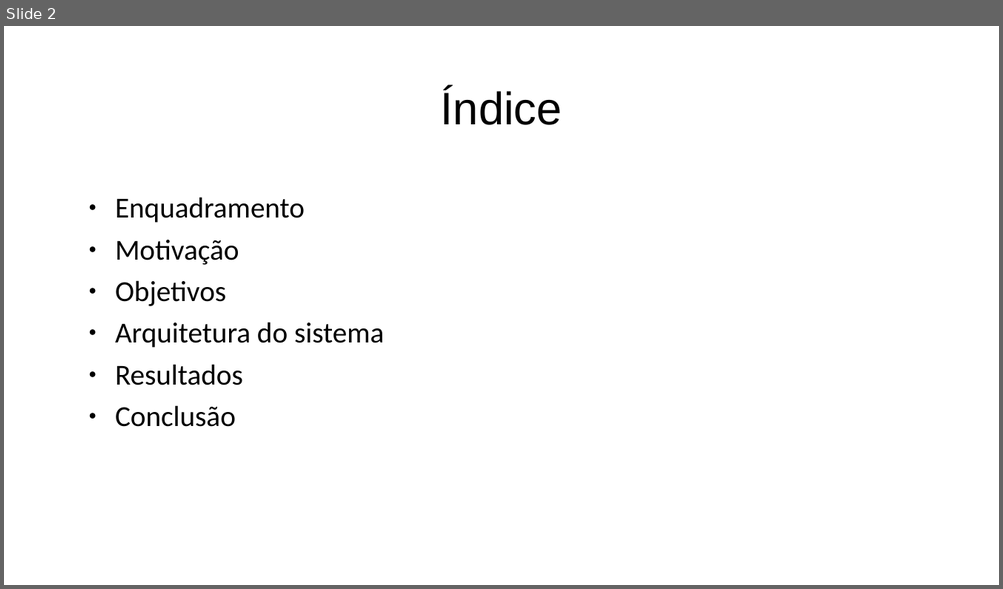
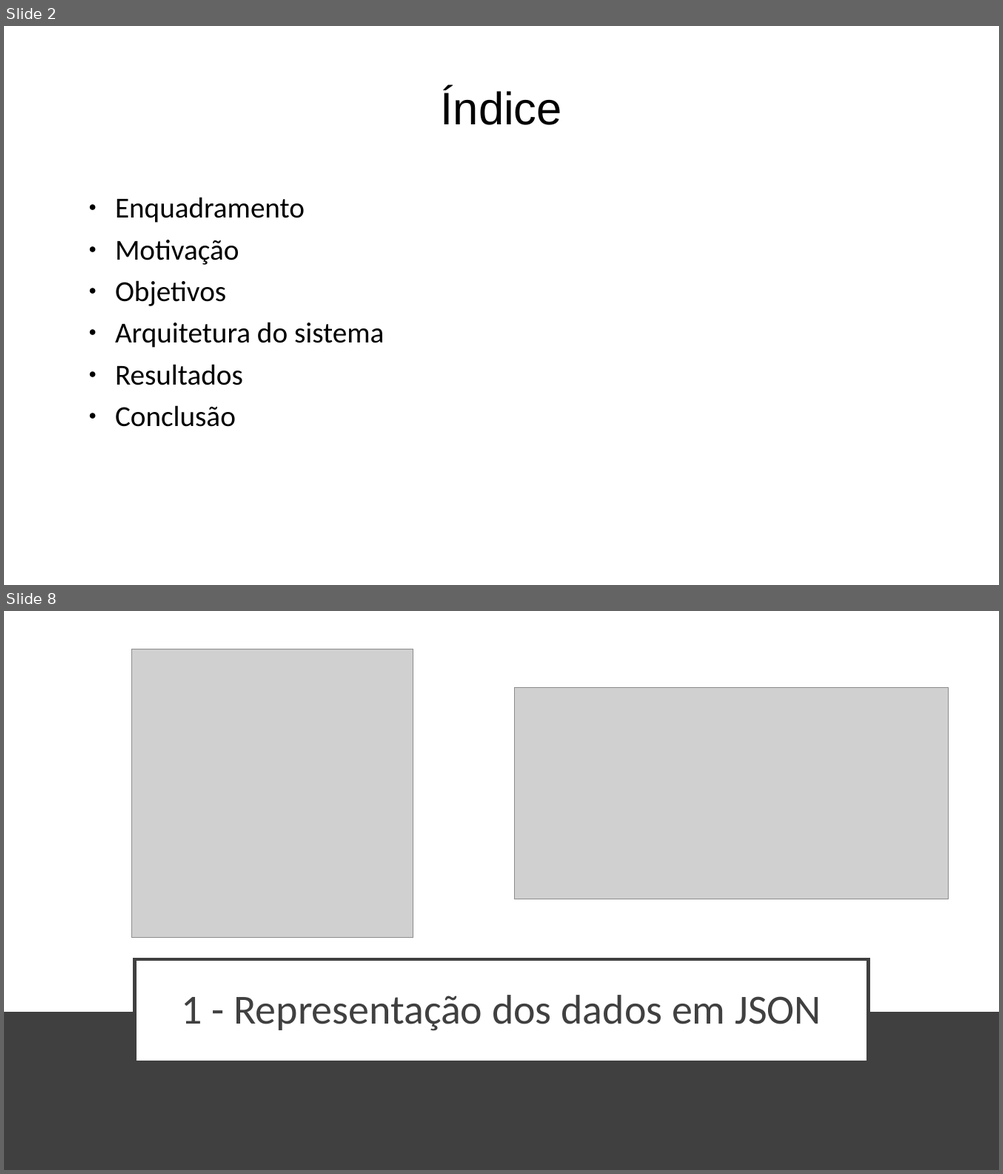
Before and after one commit to BrunoCarvalho017/LEI, a slide deck: Apresentacao/apr1.pptx. Shown one above the other, each under a label of ours: slide 2 before the commit, slides 2 and 8 after it; the slides between them are not shown. The pictures are 1003x589 and 1003x1174 pixels, drawn with LibreOffice and Linux fonts; fonts in the diff are those of the drawing; grey boxes stand for pictures. Boxes give left, top, right and bottom in pixels: in the first picture for what was removed or moved away, otherwise in the second. Text is boxed around its words. In the diff, an @@ line names an element or a change of style, - is before the commit and + after.

```diff
--- a/Apresentacao/apr1.pptx
+++ b/Apresentacao/apr1.pptx
@@ slide 8 added at (4, 611, 999, 1170), background #FFFFFF @@
@@ picture added at (131, 649, 413, 938) @@
@@ picture added at (515, 688, 948, 900) @@
@@ title added at (134, 960, 868, 1062), fill #FFFFFF, outline #404040 3 pt, 40 pt, text #404040 @@
+1 - Representação dos dados em JSON
@@ rectangle added at (4, 1012, 999, 1170), fill #404040 @@
```
Also in this commit, not shown: 1 slide changed, 8 other slides added.
